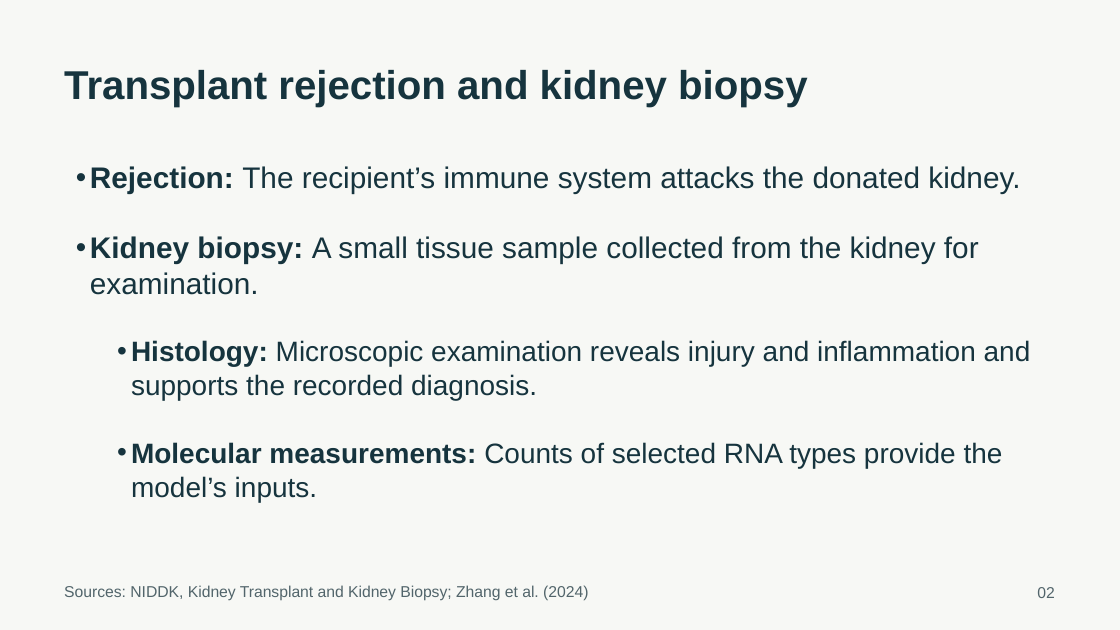
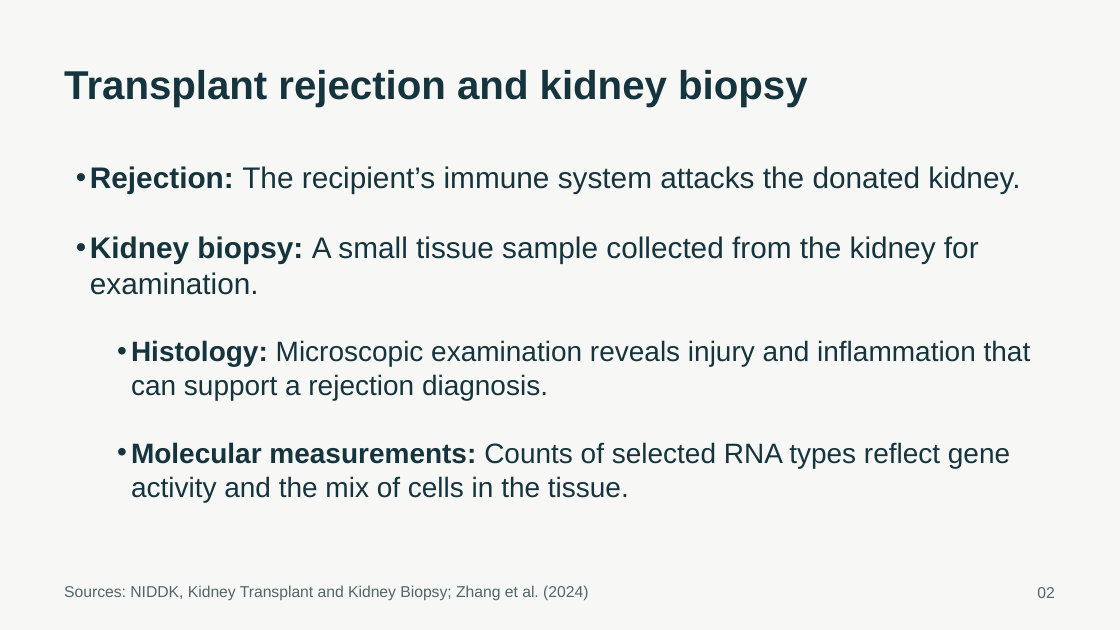
Before and after one commit to ca34525/Kidney-Biopsy-Rejection-Classifier, a slide deck: slide 2 of presentation/unos_kidney_biopsy.pptx. Drawn at 1120x630 pixels with LibreOffice and Linux fonts; fonts in the diff are those of the drawing. Boxes give left, top, right and bottom in pixels: in the first picture for what was removed or moved away, otherwise in the second. Text is boxed around its words. In the diff, an @@ line names an element or a change of style, - is before the commit and + after.

```diff
--- a/presentation/unos_kidney_biopsy.pptx
+++ b/presentation/unos_kidney_biopsy.pptx
@@ text at (131, 340, 1031, 400): text changed @@
-• Histology: Microscopic examination reveals injury and inflammation and supports the recorded diagnosis.
+• Histology: Microscopic examination reveals injury and inflammation that can support a rejection diagnosis.
@@ text at (131, 442, 1010, 502): text changed @@
-• Molecular measurements: Counts of selected RNA types provide the model’s inputs.
+• Molecular measurements: Counts of selected RNA types reflect gene activity and the mix of cells in the tissue.
```
Also in this commit, not shown: 6 other slides changed, 18 other files.
